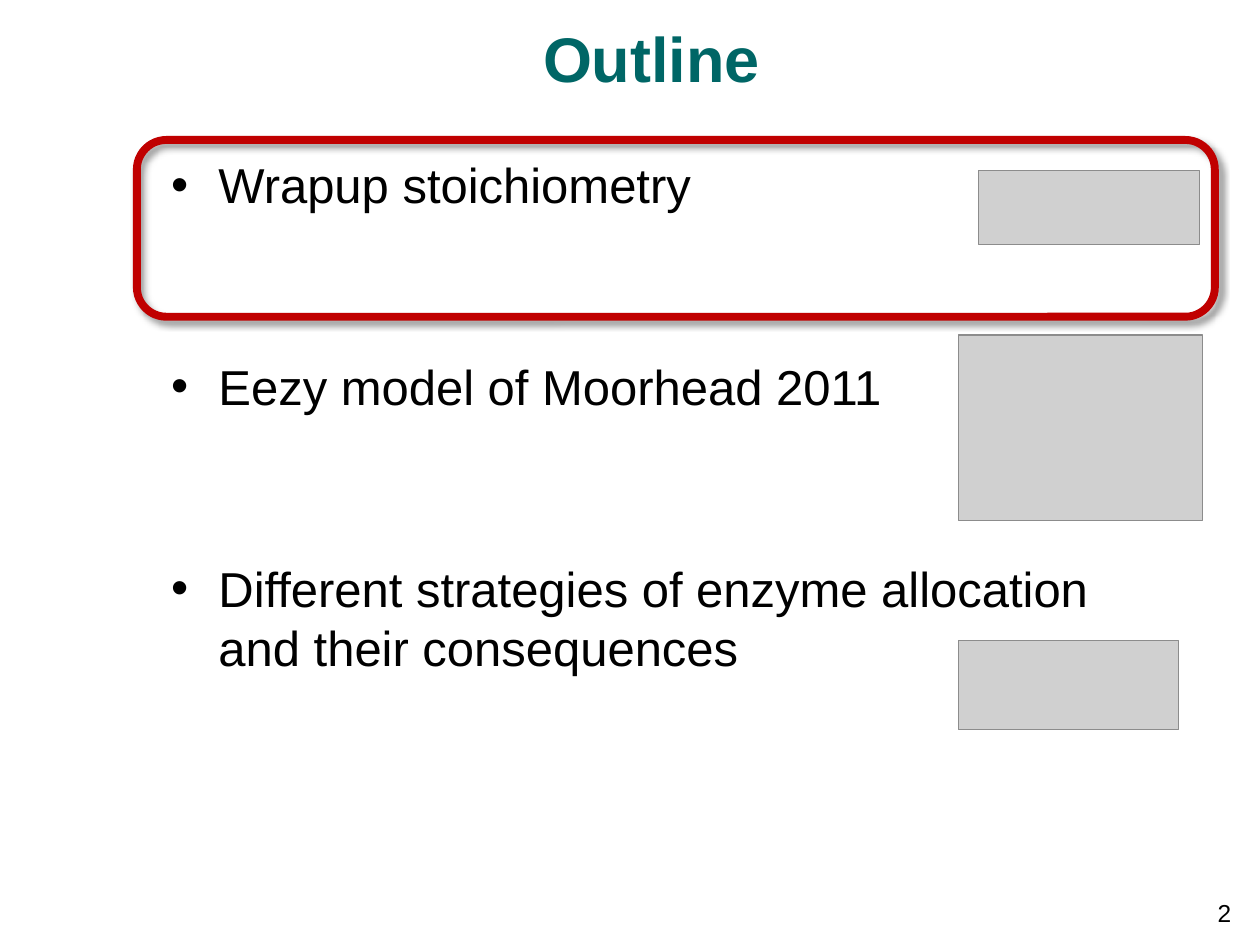
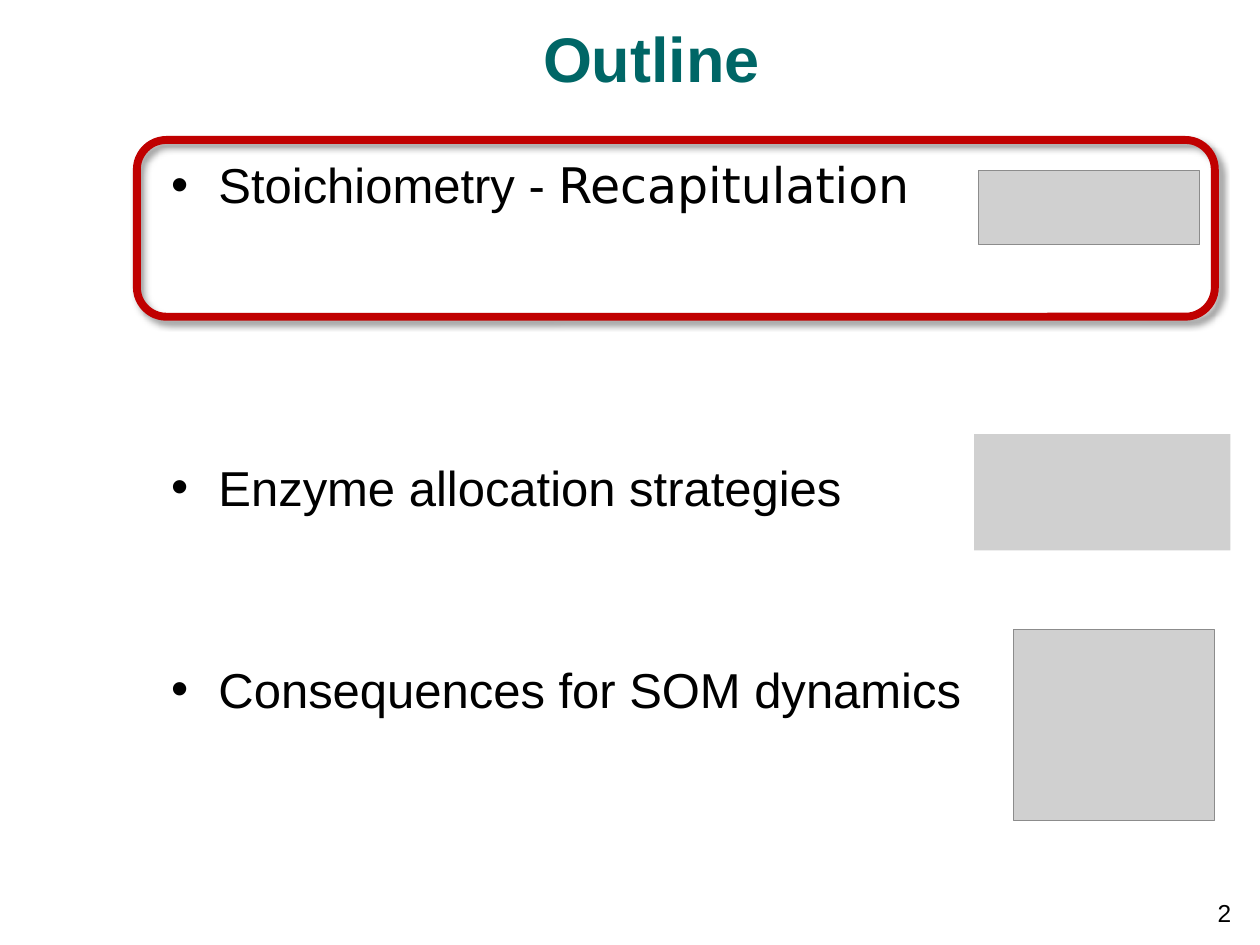
Before and after one commit to bgctw/sesam, a slide deck: slide 2 of inst/egu14/wutzler1404_vienna_stoichiometry.pptx. Drawn at 1260x945 pixels with LibreOffice and Linux fonts; fonts in the diff are those of the drawing; grey boxes stand for pictures; background and template pictures are left out. Boxes give left, top, right and bottom in pixels: in the first picture for what was removed or moved away, otherwise in the second. Text is boxed around its words. In the diff, an @@ line names an element or a change of style, - is before the commit and + after.

```diff
--- a/inst/egu14/wutzler1404_vienna_stoichiometry.pptx
+++ b/inst/egu14/wutzler1404_vienna_stoichiometry.pptx
@@ text at bbox=[218, 165, 961, 718]: text changed @@
-• Wrapup stoichiometry
-• Eezy model of Moorhead 2011
-• Different strategies of enzyme allocation and their consequences
+• Stoichiometry - Recapitulation
+• Enzyme allocation strategies
+• Consequences for SOM dynamics
@@ picture removed at bbox=[958, 335, 1202, 520] @@
@@ picture added at bbox=[974, 433, 1230, 549] @@
@@ picture removed at bbox=[958, 640, 1178, 730] @@
@@ picture added at bbox=[1013, 630, 1215, 822] @@
```
Also in this commit, not shown: 11 other slides changed, 4 slides added, 5 slides removed, 1 other file.
